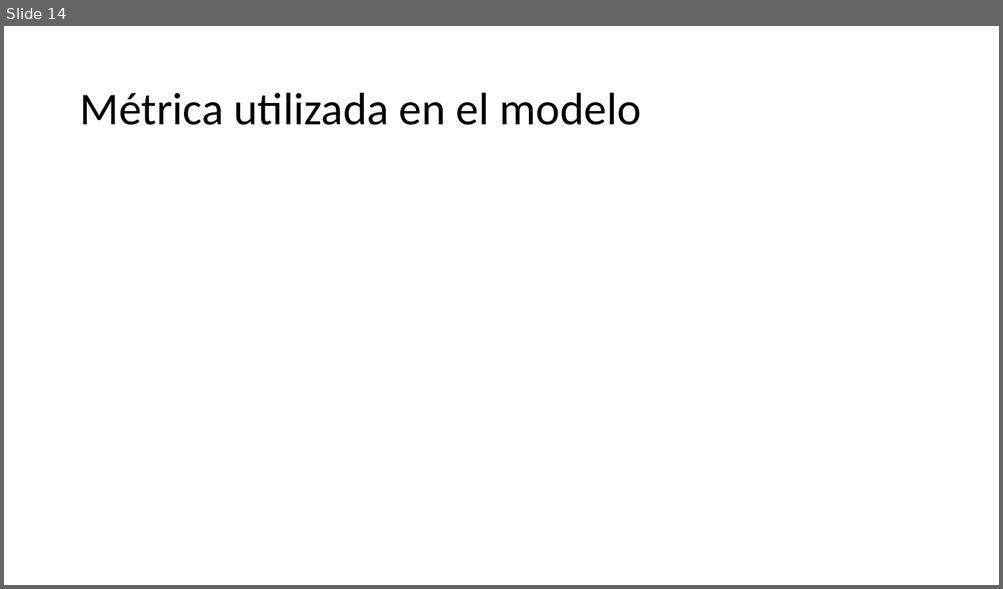
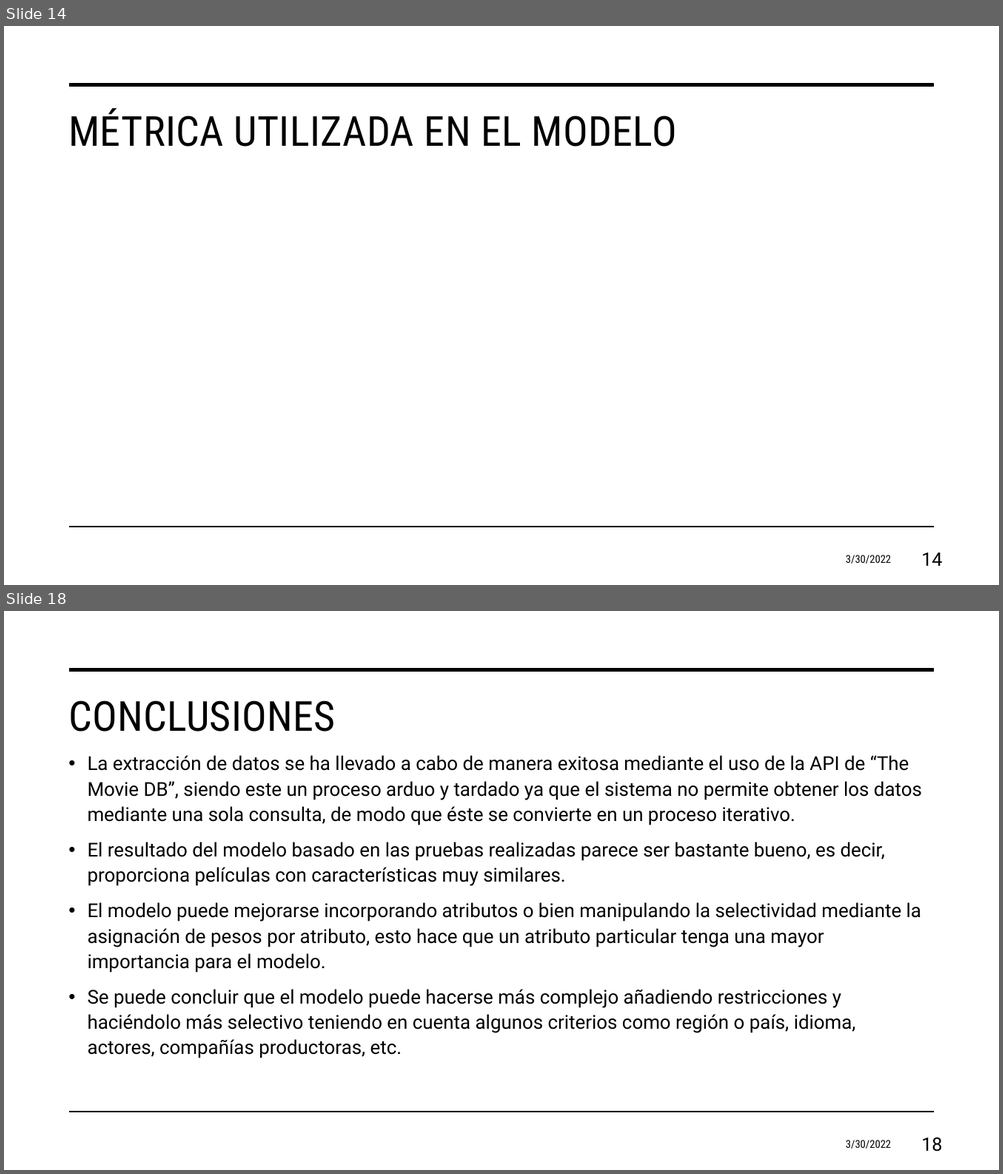
Before and after one commit to juanagsolano/content_based_filtering, a slide deck: report_files/Presentación del proyecto.pptx. Shown one above the other, each under a label of ours: slide 14 before the commit, slides 14 and 18 after it; the slides between them are not shown. The pictures are 1003x589 and 1003x1174 pixels, drawn with LibreOffice and Linux fonts; fonts in the diff are those of the drawing; grey boxes stand for pictures; background and template pictures are left out. Boxes give left, top, right and bottom in pixels: in the first picture for what was removed or moved away, otherwise in the second. Text is boxed around its words. In the diff, an @@ line names an element or a change of style, - is before the commit and + after.

```diff
--- a/report_files/Presentación del proyecto.pptx
+++ b/report_files/Presentación del proyecto.pptx
@@ slide 18 added at bbox=[4, 611, 999, 1170], background #FFFFFF; not listed: 2 template elements that a slide beside it also shows @@
@@ title added at bbox=[68, 701, 335, 732], 40 pt, text #000000 @@
+CONCLUSIONES
@@ text added at bbox=[88, 755, 922, 1059], 18.5 pt, text #000000 @@
+• La extracción de datos se ha llevado a cabo de manera exitosa mediante el uso de la API de “The Movie DB”, siendo este un proceso arduo y tardado ya que el sistema no permite obtener los datos mediante una sola consulta, de modo que éste se convierte en un proceso iterativo.
+• El resultado del modelo basado en las pruebas realizadas parece ser bastante bueno, es decir, proporciona películas con características muy similares.
+• El modelo puede mejorarse incorporando atributos o bien manipulando la selectividad mediante la asignación de pesos por atributo, esto hace que un atributo particular tenga una mayor importancia para el modelo.
+• Se puede concluir que el modelo puede hacerse más complejo añadiendo restricciones y haciéndolo más selectivo teniendo en cuenta algunos criterios como región o país, idioma, actores, compañías productoras, etc.
@@ text added at bbox=[845, 1140, 891, 1149], 10.5 pt, text #000000 @@
+3/30/2022
@@ page number added at bbox=[921, 1138, 942, 1152], 18 pt, text #000000 @@
+18
@@ slide 14 changed as well @@
@@ line added from (70, 85) to (933, 85), #000000 3.5 pt @@
@@ title "MÉTRICA UTILIZADA EN EL MODELO" at bbox=[68, 108, 677, 147]: vertical alignment middle to top @@
@@ title at bbox=[68, 108, 677, 147]: text changed; size 44 to 40 pt; font Calibri to Roboto Condensed @@
-Métrica utilizada en el modelo
+MÉTRICA UTILIZADA EN EL MODELO
@@ line added from (70, 528) to (933, 528), #000000 1 pt @@
@@ text added at bbox=[845, 555, 891, 564], 10.5 pt, text #000000 @@
+3/30/2022
@@ page number added at bbox=[921, 553, 942, 566], 18 pt, text #000000 @@
+14
```
Also in this commit, not shown: 12 other slides changed, 6 other slides added, 5 slides removed, 2 other files.
